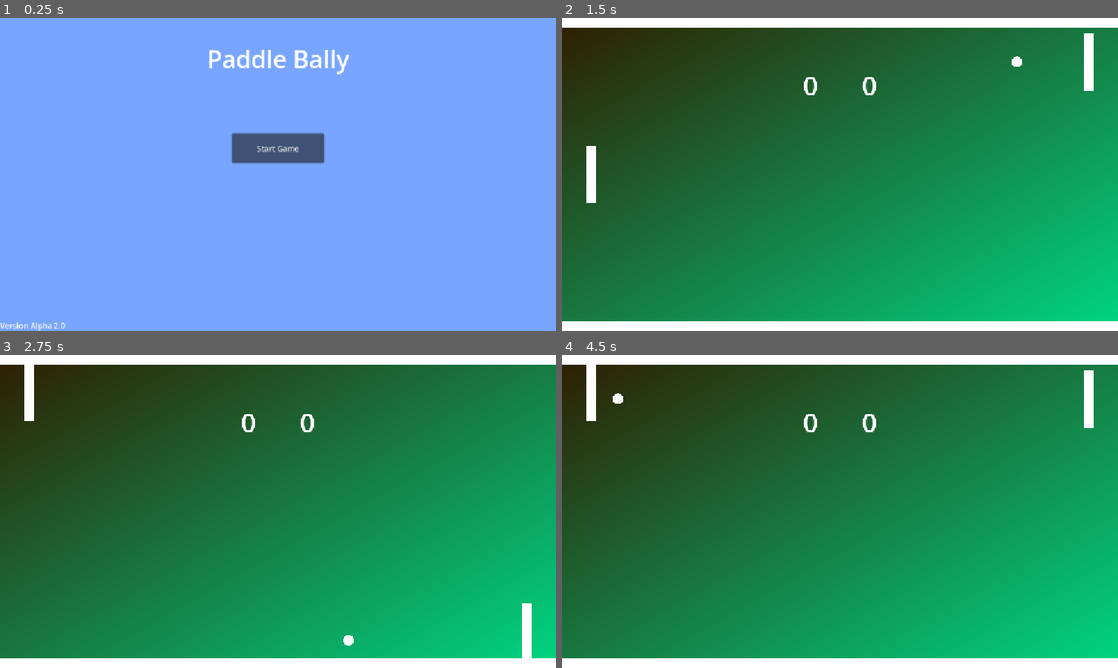
Above: before the commit, frames 1-4 (two rows, left to right).
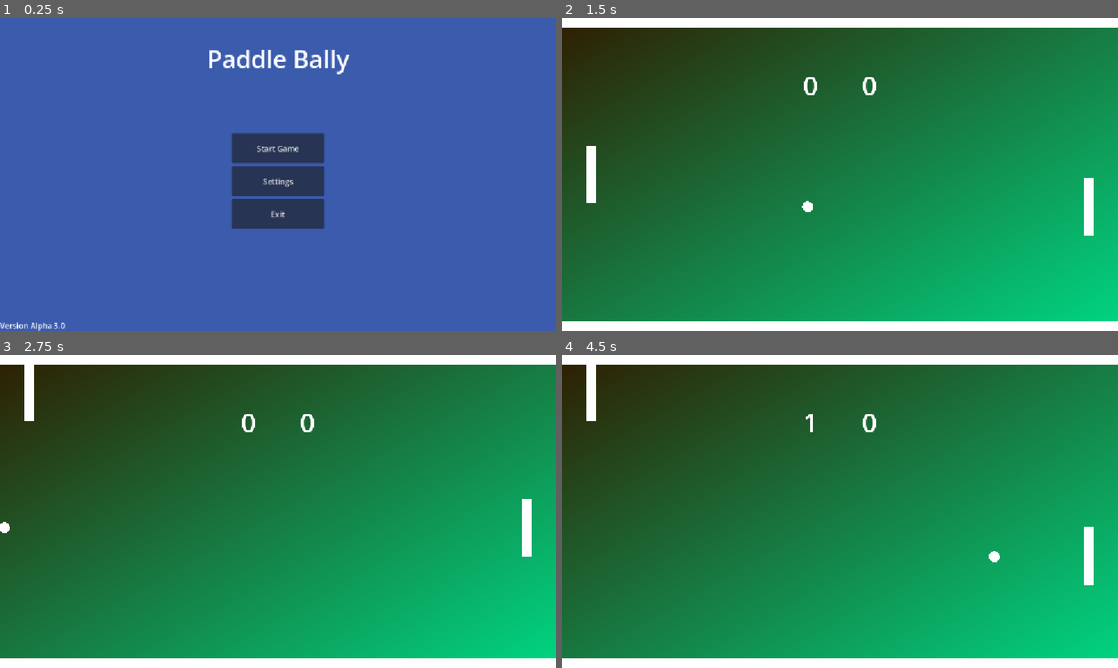
Above: after the commit, the same moments.

Repository: venusddev/PaddleBallyRemake
Game: Godot game, scene res://Main Menu/main_menu.tscn
Same seed, same stepped clock (60 frames per second), same inputs: the game is played once before the commit and once after it.
Inputs (mouse positions are in pixels of both pictures, inside the frame that each line leads up to):
- Up to frame 1 (0.25 s): no input
- Up to frame 2 (1.5 s): click "Start Game" (after the commit: "Settings") at 0.5 s; click (840, 149) at 1.25 s, where only the run after the commit has a clickable "Start Game"
- Up to frame 3 (2.75 s): hold Up (ui_up) from 2.03 s (still down)
- Up to frame 4 (4.5 s): release Up (ui_up) at 2.78 s; hold Down (ui_down) 2.78-3.53 s; hold Up (ui_up) from 3.53 s (still down)

The runs differ from the first frame. In frame 1, 99% of the frame differs, in the area x 0-100%, y 0-100%; in frame 2, 0.8%; in frame 3, 0.7%; in frame 4, 0.9%.

Commit message:
Add for now useless settings and exit button, Change background color

Diff:
--- a/Main Menu/main_menu.tscn
+++ b/Main Menu/main_menu.tscn
@@ -46,6 +46,38 @@
 text = "Start Game"
 script = ExtResource("1_vccqd")
 
+[node name="Settings" type="Button" parent="."]
+top_level = true
+layout_mode = 1
+anchors_preset = 7
+anchor_left = 0.5
+anchor_top = 1.0
+anchor_right = 0.5
+anchor_bottom = 1.0
+offset_left = -96.0
+offset_top = -341.0
+offset_right = 96.0
+offset_bottom = -279.0
+grow_horizontal = 2
+grow_vertical = 0
+text = "Settings"
+
+[node name="Settings2" type="Button" parent="."]
+top_level = true
+layout_mode = 1
+anchors_preset = 7
+anchor_left = 0.5
+anchor_top = 1.0
+anchor_right = 0.5
+anchor_bottom = 1.0
+offset_left = -96.0
+offset_top = -273.0
+offset_right = 96.0
+offset_bottom = -211.0
+grow_horizontal = 2
+grow_vertical = 0
+text = "Exit"
+
 [node name="Version" type="Label" parent="."]
 layout_mode = 1
 anchors_preset = 2
@@ -54,13 +86,15 @@
 offset_top = -23.0
 offset_right = 40.0
 grow_vertical = 0
-text = "Version Alpha 2.0"
+text = "Version Alpha 3.0"
 
 [node name="ColorRect" type="ColorRect" parent="."]
 z_index = -500
 layout_mode = 0
 offset_right = 1152.0
 offset_bottom = 648.0
-color = Color(0.47058824, 0.64705884, 1, 1)
+color = Color(0.2298784, 0.35682404, 0.6777073, 1)
 
 [connection signal="pressed" from="Start" to="Start" method="_on_pressed"]
+[connection signal="pressed" from="Settings" to="Settings" method="_on_pressed"]
+[connection signal="pressed" from="Settings2" to="Settings2" method="_on_pressed"]
Not shown, changed: export_presets.cfg
Binary file changed: logo.png
